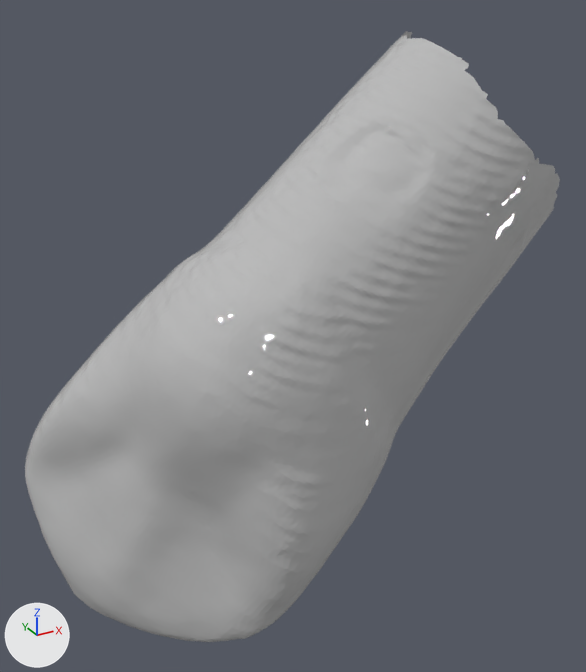
An edit to the FBX model Video/Assets/Models/Teeth13.fbx, drawn before and after from the same camera.
Both versions are drawn from a 50 mm camera at (-0.00341, -0.00833, 0.0028) aimed at (-0.00021, -0.0025, -0.00012). Every picture has the same lights, and +X, +Y and +Z are marked at lower left. Where no turn or scale is listed for an object, it has been applied to the vertices. Vertices at the same position are counted once.

Script lines for the objects in view, before the commit:
```python
me_mesh_id38 = bpy.data.meshes.new('mesh_id38')
me_mesh_id38.from_pydata(...)  # 20183 vertices, 40165 faces; spans x -0.00198..0.00314, y -0.00128..0.00151, z -0.00012..0.00463
me_mesh_id38.materials.append(mat_material_60)  # grey #bbbbbb
ob_node_id37 = bpy.data.objects.new('node_id37', me_mesh_id38)
ob_node_id37.location = (-0.00058, -0.00267, -0.00226)
```
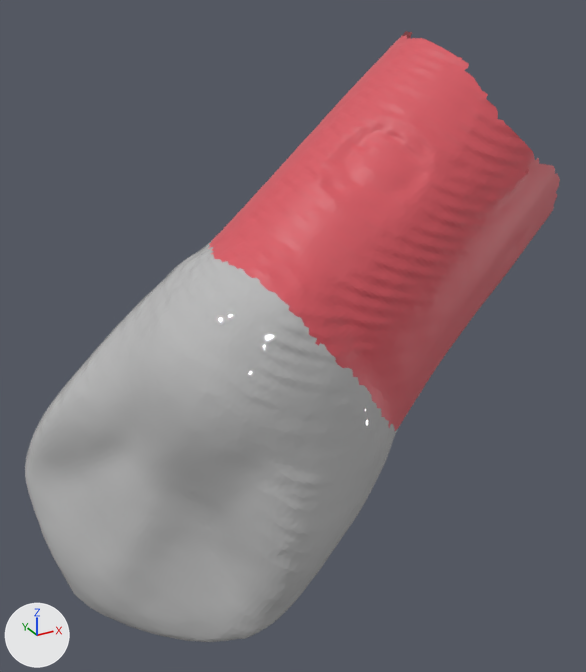
What the commit changed:
Material 'lambert2' (mat_lambert2) is new.
Its base color is (0.687, 0.0931, 0.117) (red #d85660).
me_mesh_id38 has 20183 vertices, 40165 faces and spans x -0.00198..0.00314, y -0.00128..0.00151, z -0.00012..0.00463.
me_mesh_id38 is used by ob_node_id37; location (-0.00058, -0.00267, -0.00226).
me_mesh_id38 part 1: 18939 of the faces centred in x -0.00047..0.00312, y -0.00107..0.00151, z 0.00141..0.00462 switch from mat_material_60 (grey #bbbbbb) to mat_lambert2 (red #d85660).

Boxes (x1, y1, x2, y2) around the edits, measured in the pictures (586 x 672 px):
part 1 of me_mesh_id38, recoloured (grey to red)
    both: (208, 31, 560, 431)
